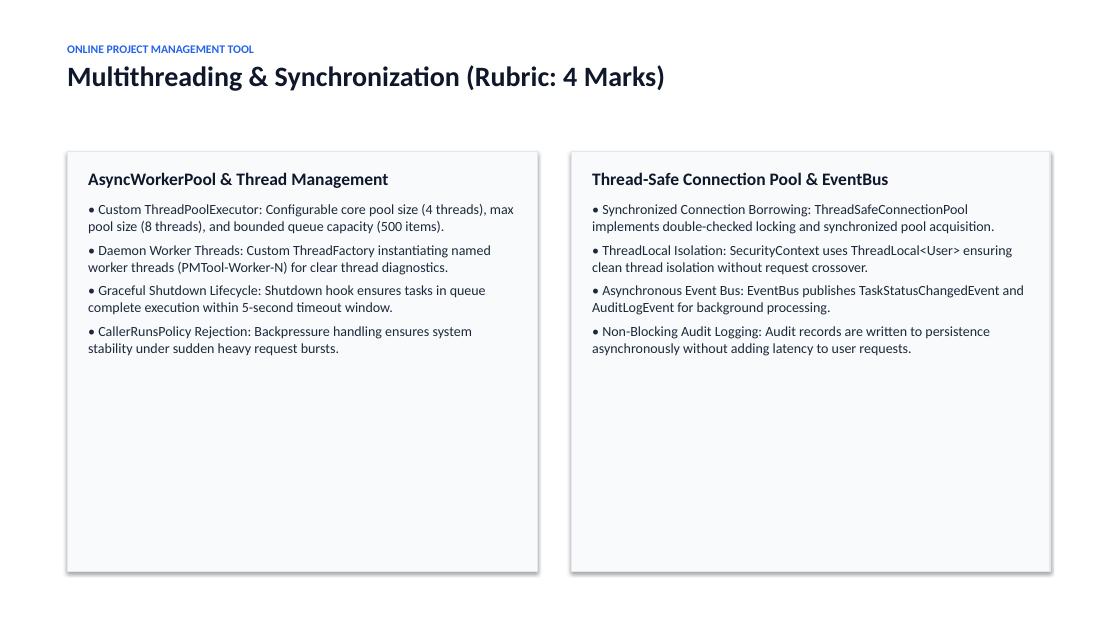
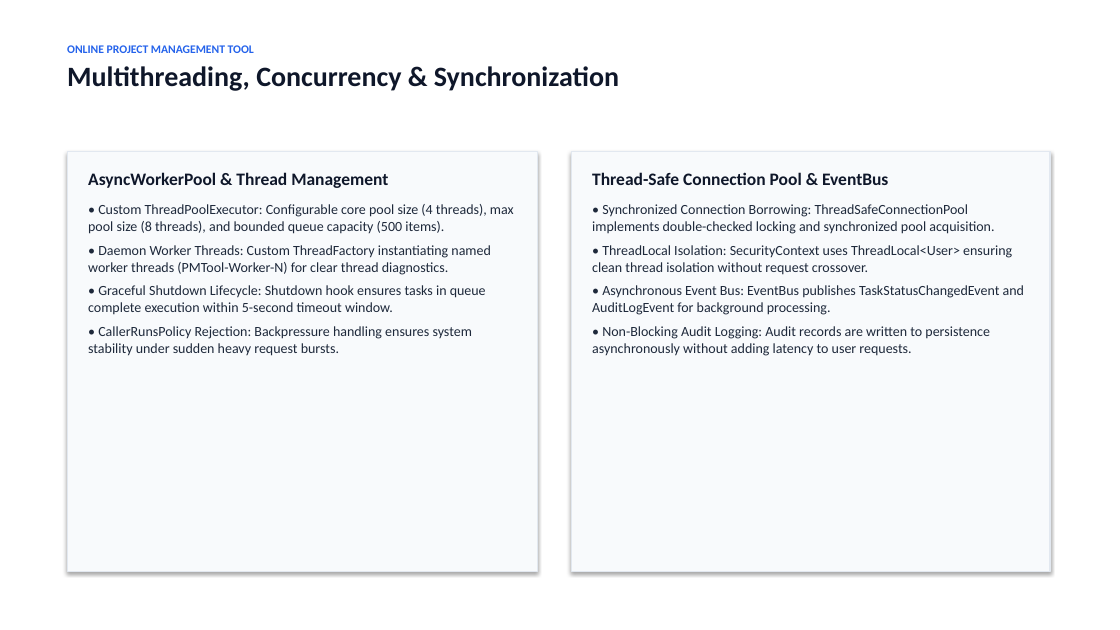
Before and after one commit to luvsingh2006/Online-Project-Management-Tool, a slide deck: slide 9 of presentation/Online_Project_Management_Tool_Presentation.pptx. Drawn at 1120x630 pixels with LibreOffice and Linux fonts; fonts in the diff are those of the drawing. Boxes give left, top, right and bottom in pixels: in the first picture for what was removed or moved away, otherwise in the second. Text is boxed around its words. In the diff, an @@ line names an element or a change of style, - is before the commit and + after.

```diff
--- a/presentation/Online_Project_Management_Tool_Presentation.pptx
+++ b/presentation/Online_Project_Management_Tool_Presentation.pptx
@@ text at [67, 66, 619, 91]: text changed @@
-Multithreading & Synchronization (Rubric: 4 Marks)
+Multithreading, Concurrency & Synchronization
```
Also in this commit, not shown: 4 other slides changed, 1 other file.
